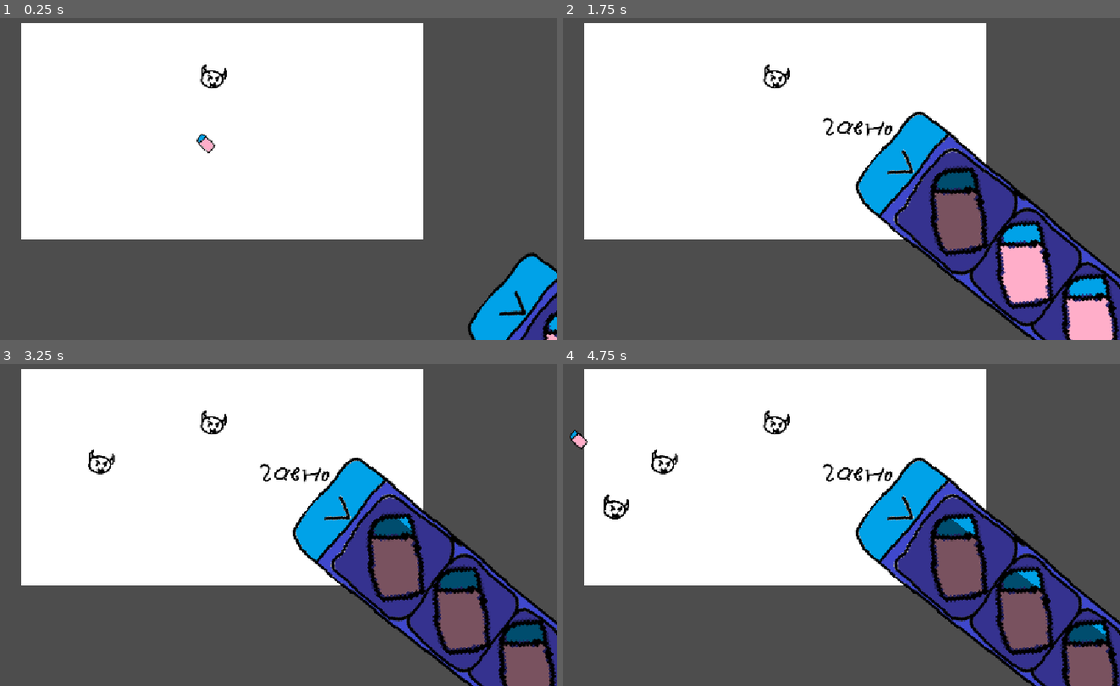
Above: before the commit, frames 1-4 (two rows, left to right).
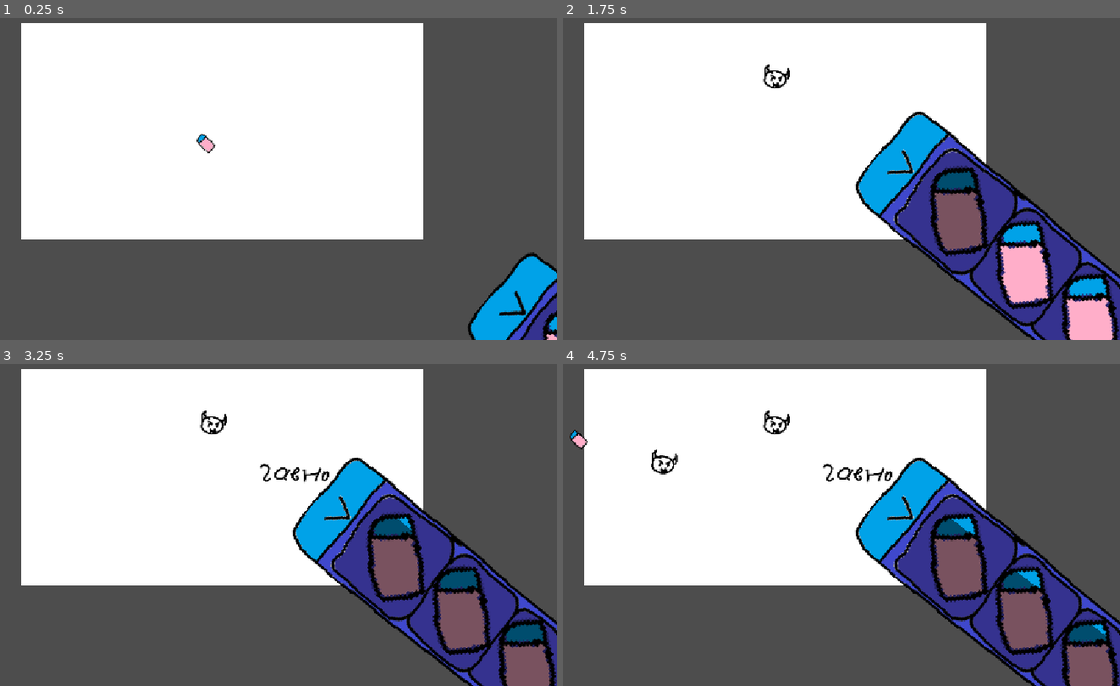
Above: after the commit, the same moments.

Repository: AmongRyzh/maxter-s-jam-2026
Game: Godot game, scene res://gameplay.tscn
Two runs of this game, one before a commit and one after it. Both use one fixed random seed, a clock stepped at 60 frames per second and the inputs below. The engine's default icon, where the game draws it, is replaced by a stand-in: a white triangle on a blue panel in a dark square.
Inputs (mouse positions are in pixels of both pictures, inside the frame that each line leads up to):
- Up to frame 1 (0.25 s): no input
- Up to frame 2 (1.75 s): move the mouse to (1075, 304) at 0.52 s; click (1075, 304) at 0.67 s; move the mouse to (958, 211) at 1.27 s; click (958, 211) at 1.42 s
- Up to frame 3 (3.25 s): tap Enter at 2 s; move the mouse to (462, 611) at 2.02 s; click (462, 611) at 2.17 s; tap Space at 2.75 s; move the mouse to (529, 663) at 2.77 s; click (529, 663) at 2.92 s
- Up to frame 4 (4.75 s): tap Enter at 3.5 s; move the mouse to (986, 553) at 3.52 s; click (986, 553) at 3.67 s; tap Space at 4.25 s; move the mouse to (579, 438) at 4.27 s; click (579, 438) at 4.42 s

The runs differ from the first frame. In frame 1, 0.2% of the frame differs, in the area x 35-41%, y 14-22%; in frame 2, 0.2%, in the area x 46-60%, y 30-38%; in frame 3, 0.2%; in frame 4, 0.2%.

Commit message:
багфиксы по мелочи

Diff:
--- a/gameplay.gd
+++ b/gameplay.gd
@@ -33,7 +33,7 @@
 
 @export var eraser_prefab: PackedScene
 
-@export var bad_text_spawn_timer: Timer
+@export var bad_text_spawn_timer: RandomTimer
 @export var begin_random_event_timer: Timer
 @export var monster_spawn_timer: RandomTimer
 @export var danger_spawn_timer: RandomTimer
@@ -49,7 +49,10 @@
 	bad_texts = get_all_bad_texts()
 
 	bad_text_spawn_timer.timeout.connect(_spawn_bad_text)
-	bad_text_spawn_timer.timeout.emit()
+
+	bad_text_spawn_timer.random_start()
+
+	#bad_text_spawn_timer.timeout.emit()
 
 	begin_random_event_timer.timeout.connect(func():
 		monster_spawn_timer.timeout.emit()
--- a/gameplay.tscn
+++ b/gameplay.tscn
@@ -47,8 +47,10 @@
 [node name="Timers" type="Node2D" parent="." unique_id=1585624531]
 
 [node name="BadTextSpawnTimer" type="Timer" parent="Timers" unique_id=1770689058]
-wait_time = 1.5
-autostart = true
+wait_time = 1.5999999999999999
+script = ExtResource("8_0m7cd")
+random_range = 0.2
+pick_random_wait_time_again_on_restart = true
 
 [node name="BeginRandomEventTimer" type="Timer" parent="Timers" unique_id=649961357]
 wait_time = 22.5
@@ -65,7 +67,6 @@
 wait_time = 7.0
 script = ExtResource("8_0m7cd")
 random_range = 4.0
-pick_random_wait_time_again_on_restart = true
 
 [node name="TeacherCooldownTimer" type="Timer" parent="Timers" unique_id=2019654275]
 wait_time = 15.0
--- a/monster/monster.tscn
+++ b/monster/monster.tscn
@@ -11,6 +11,7 @@
 collision_layer = 2
 script = ExtResource("1_okp8s")
 speed = 575.0
+min_opaque_pixel_count = 150
 
 [node name="CollisionShape2D" type="CollisionShape2D" parent="." unique_id=140659944]
 shape = SubResource("RectangleShape2D_0g571")
--- a/random_timer.gd
+++ b/random_timer.gd
@@ -5,15 +5,21 @@
 
 @export var pick_random_wait_time_again_on_restart : bool
 
+var initial_wait_time : float
+
+func _ready():
+	initial_wait_time = wait_time
+
 func random_start(time := -1.0, range := -1.0) -> void:
-	var normal_wait_time = time if time > 0.0 else wait_time
-	var actual_range = range if random_range > 0.0 else random_range
+	var normal_wait_time = time if time > 0.0 else initial_wait_time
+
+	var actual_range = range if range > 0.0 else random_range
+
 	var actual_wait_time = randf_range(normal_wait_time - actual_range, normal_wait_time + actual_range)
 
-	if pick_random_wait_time_again_on_restart:
+	if pick_random_wait_time_again_on_restart and !timeout.is_connected(random_start):
 		autostart = false
-		timeout.connect(func():
-			random_start()
-			)
+		one_shot = true
+		timeout.connect(random_start)
 
 	start(actual_wait_time)
--- a/teacher/teacher.gd
+++ b/teacher/teacher.gd
@@ -59,6 +59,9 @@
 		print(monster_count)
 
 		if black_pixel_count > max_black_pixel_count and monster_count != 0:
+			Engine.time_scale = 0
+			await get_tree().create_timer(0.3, true, false, true)
+			Engine.time_scale = 1
 			get_tree().reload_current_scene()
 
 		gameplay.teacher_look_timer.start()
Not shown, changed: gameplay.gd.uid
Not shown: 1 places in gameplay.tscn that only renumber resources
